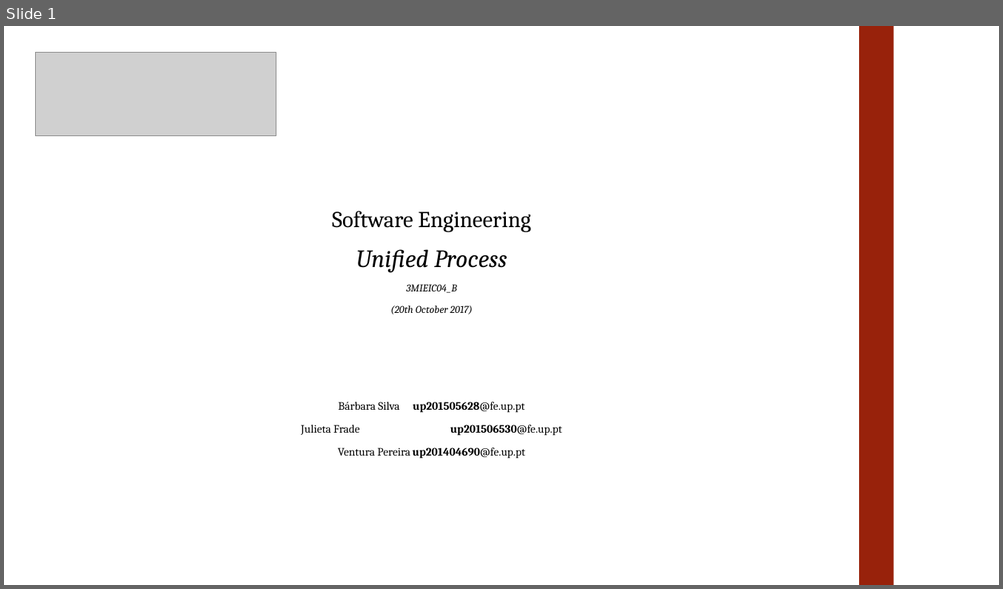
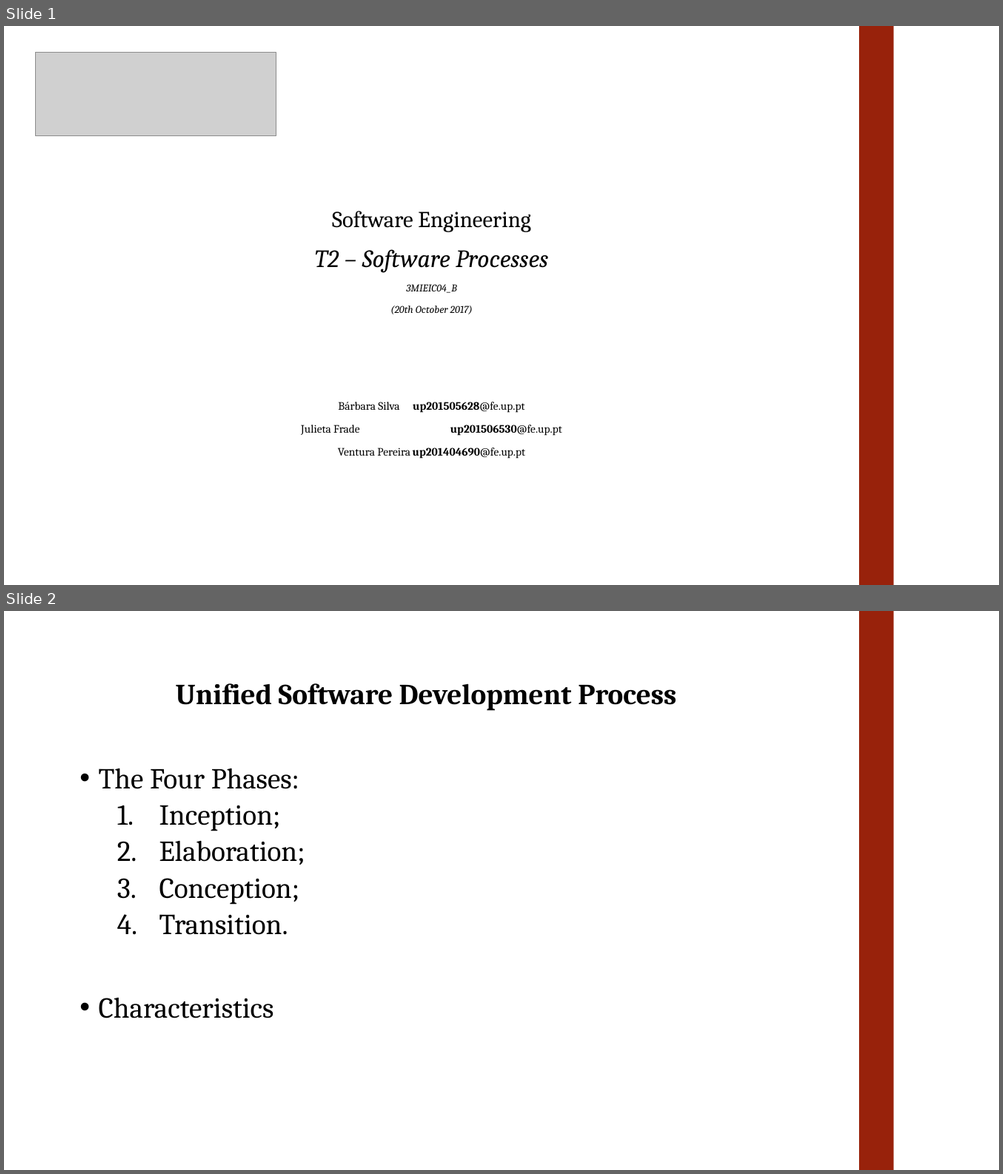
Before and after one commit to julietafrade97/feup-esof, a slide deck: T2/Presentation.pptx. Shown one above the other, each under a label of ours: slide 1 before the commit, slides 1 and 2 after it. The pictures are 1003x589 and 1003x1174 pixels, drawn with LibreOffice and Linux fonts; fonts in the diff are those of the drawing; grey boxes stand for pictures. Boxes give left, top, right and bottom in pixels: in the first picture for what was removed or moved away, otherwise in the second. Text is boxed around its words. In the diff, an @@ line names an element or a change of style, - is before the commit and + after.

```diff
--- a/T2/Presentation.pptx
+++ b/T2/Presentation.pptx
@@ slide 2 added at (4,611,999,1170), background #FFFFFF @@
@@ rectangle added at (859,611,893,1170), fill #98220B @@
@@ title added at (176,684,676,711), 28 pt, text #000000, bold @@
+Unified Software Development Process
@@ text added at (99,768,305,1019), 28 pt, text #000000 @@
+• The Four Phases:
+  1. Inception;
+  2. Elaboration;
+  3. Conception;
+  4. Transition.
+• Characteristics
@@ slide 1 changed as well @@
@@ text at (315,249,548,273): text changed @@
-Unified Process
+T2 – Software Processes
```
Also in this commit, not shown: 23 other slides added, 1 slide removed.
